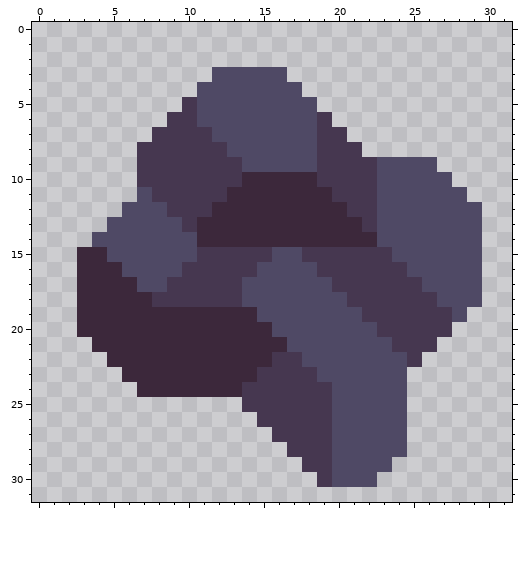
Two versions of one pixel-art sprite, sprites/items/blacktite.png. The picture above was drawn from the file before the commit.
The file is 32x32 pixels.
After:
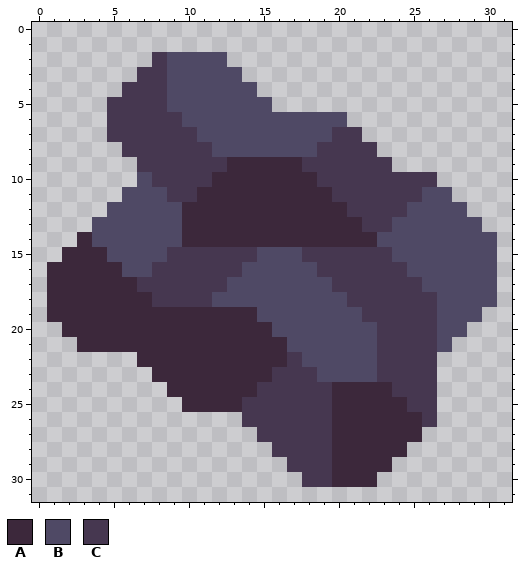
Palette (. is transparent): A #3c283b  B #4f4965  C #463750
Changes in this commit:
Changed rows in their new state; - is an unchanged pixel.
first column x 1:
 2 -------CBBBB------------------
 3 ------CCBBB--...--------------
 4 -----CCCBB----...-------------
 5 ----CCCCBB-----...------------
 6 ----CCCC-B--------BB----------
 7 ----CCC---B-------B-C---------
 8 -----C-----B---------C--------
 9 ------------AAAAAC----C...----
10 ------B----AA---------CCCC.---
11 -----B-B--AA----------CCC--.--
12 ----B---BAA-----------CC----.-
13 ---B-----A------------C-------
14 --A------A-------------------B
15 -A------CC----B--------------B
16 AA-----CC----B---------------B
17 AA----CC----B----------------B
18 AA---------BB----------------B
19 AA------------------------B-B-
20 -A------------------------BB--
21 --A-------------------C---B---
22 ----..---------A------CC-C----
23 -----..-------A-------CCCC----
24 ------..-----A-----AAAACCC----
25 ---------AAAA------AAAAACC----
26 -------------C-----AAAAAAC----
27 --------------C----AAAAAA-----
28 ---------------C---AAAAA------
29 ----------------C--AAAA-------
30 -----------------C-AAA--------
Where, in picture pixels (left, top, right, bottom), the same in both pictures:
changed: (47, 52, 497, 487)
